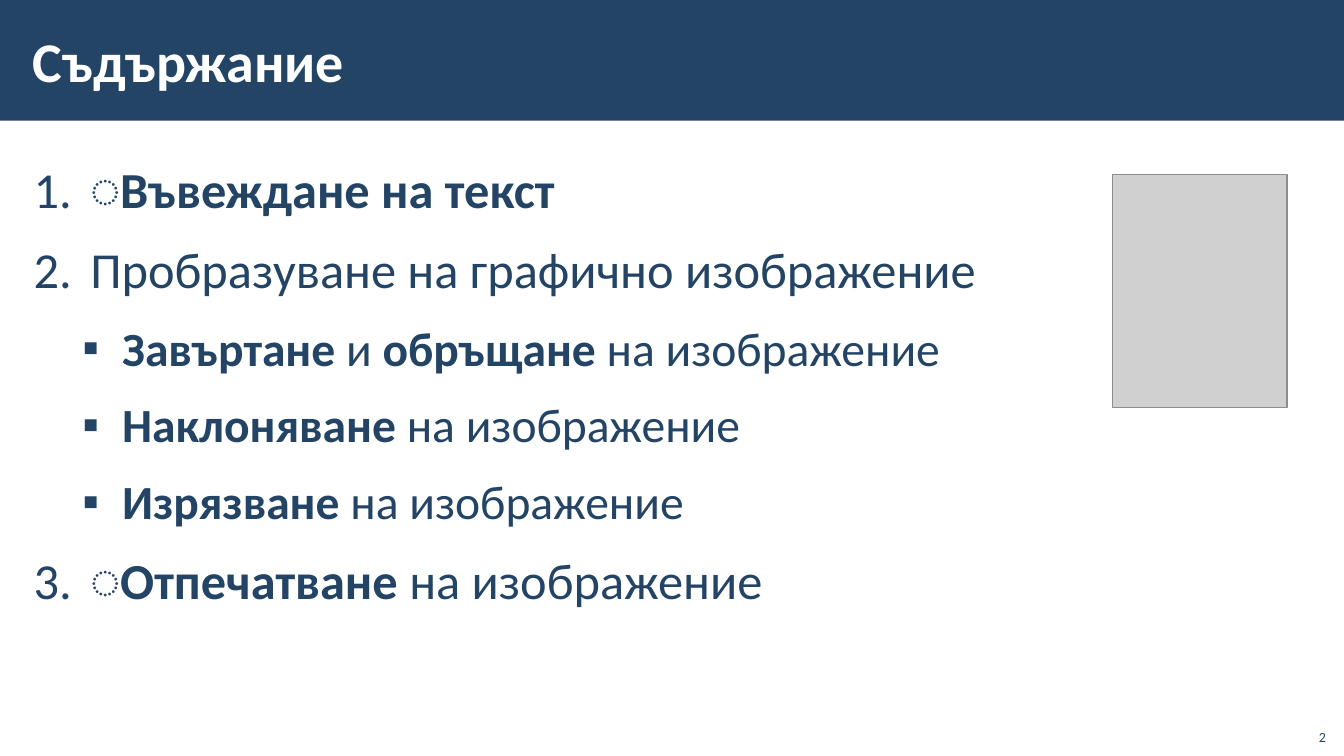
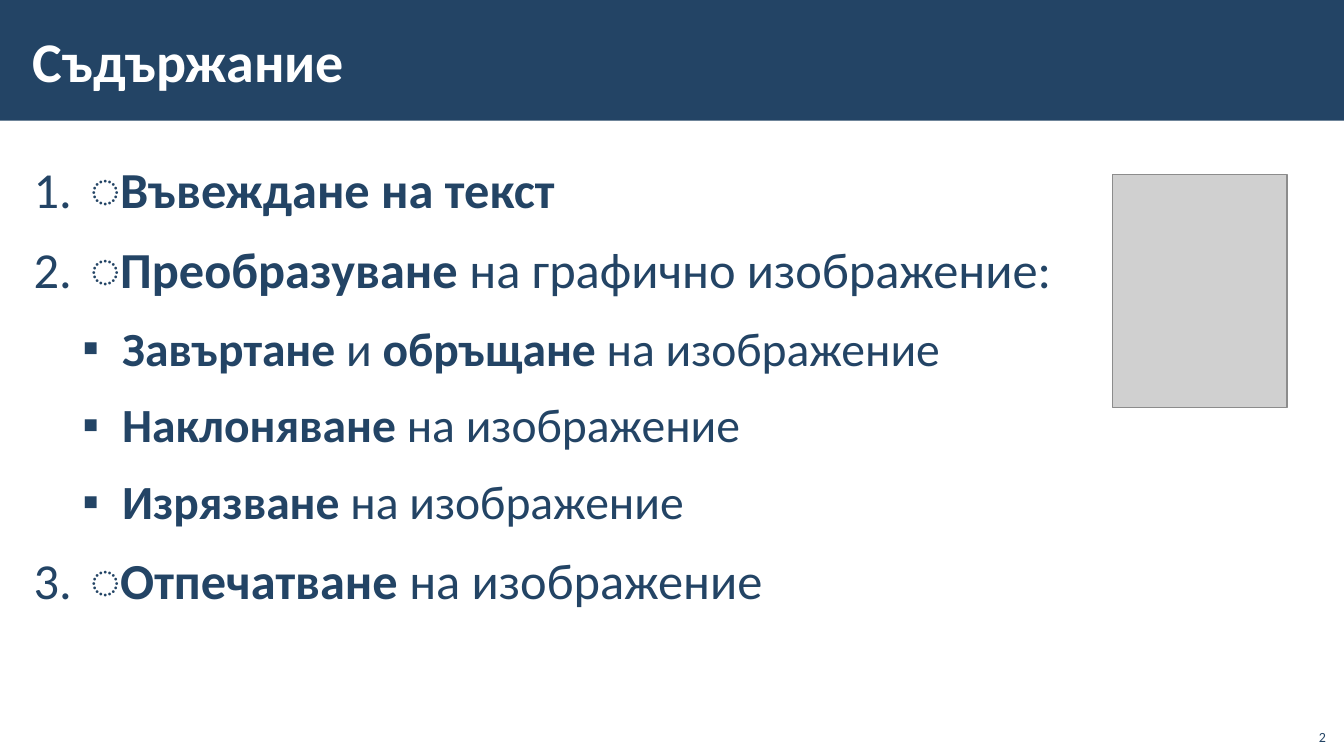
Before and after one commit to BG-IT-Edu/School-Programming, a slide deck: slide 2 of Courses/Computer-Modeling-and-IT/Computer-Modeling-and-IT-5-Class/14-Convert-and-Insert-Text-Into-a-Graphic-Image/14-Convert-and-Insert-Text-Into-a-Graphic-Image.pptx. Drawn at 1344x756 pixels with LibreOffice and Linux fonts; fonts in the diff are those of the drawing; grey boxes stand for pictures; background and template pictures are left out. Boxes give left, top, right and bottom in pixels: in the first picture for what was removed or moved away, otherwise in the second. Text is boxed around its words. In the diff, an @@ line names an element or a change of style, - is before the commit and + after.

```diff
--- a/Courses/Computer-Modeling-and-IT/Computer-Modeling-and-IT-5-Class/14-Convert-and-Insert-Text-Into-a-Graphic-Image/14-Convert-and-Insert-Text-Into-a-Graphic-Image.pptx
+++ b/Courses/Computer-Modeling-and-IT/Computer-Modeling-and-IT-5-Class/14-Convert-and-Insert-Text-Into-a-Graphic-Image/14-Convert-and-Insert-Text-Into-a-Graphic-Image.pptx
@@ text at (120,253,1051,297): text changed @@
-2. Пробразуване на графично изображение
+2. ͏Преобразуване на графично изображение:
```
Also in this commit, not shown: 6 other slides changed.
